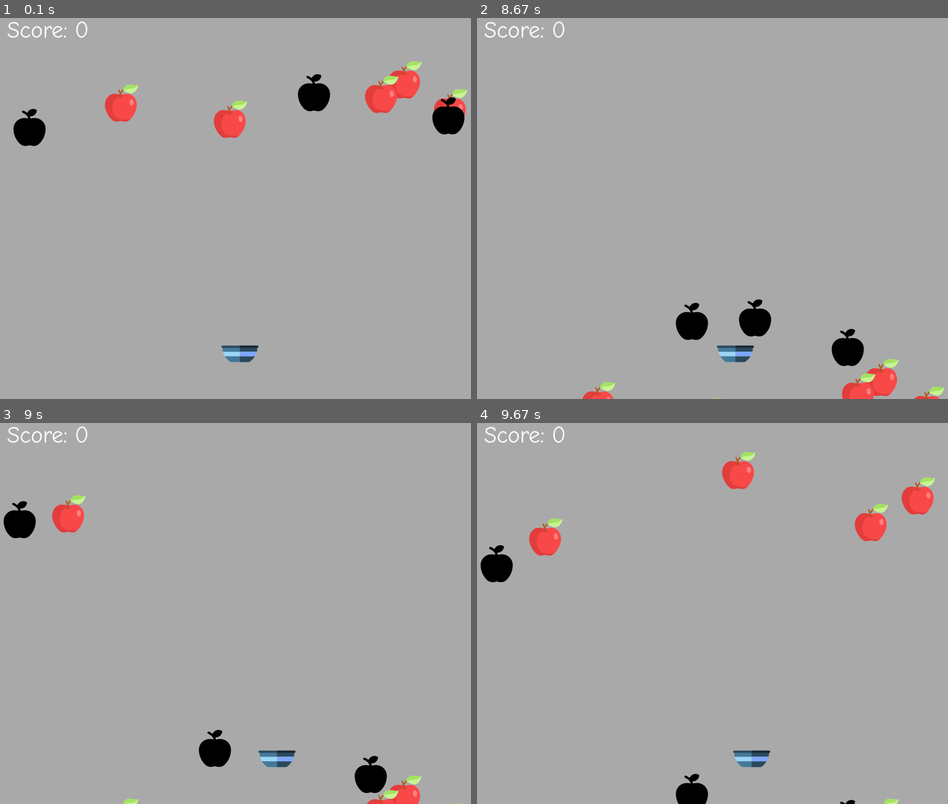
Above: before the commit, frames 1-4 (two rows, left to right).
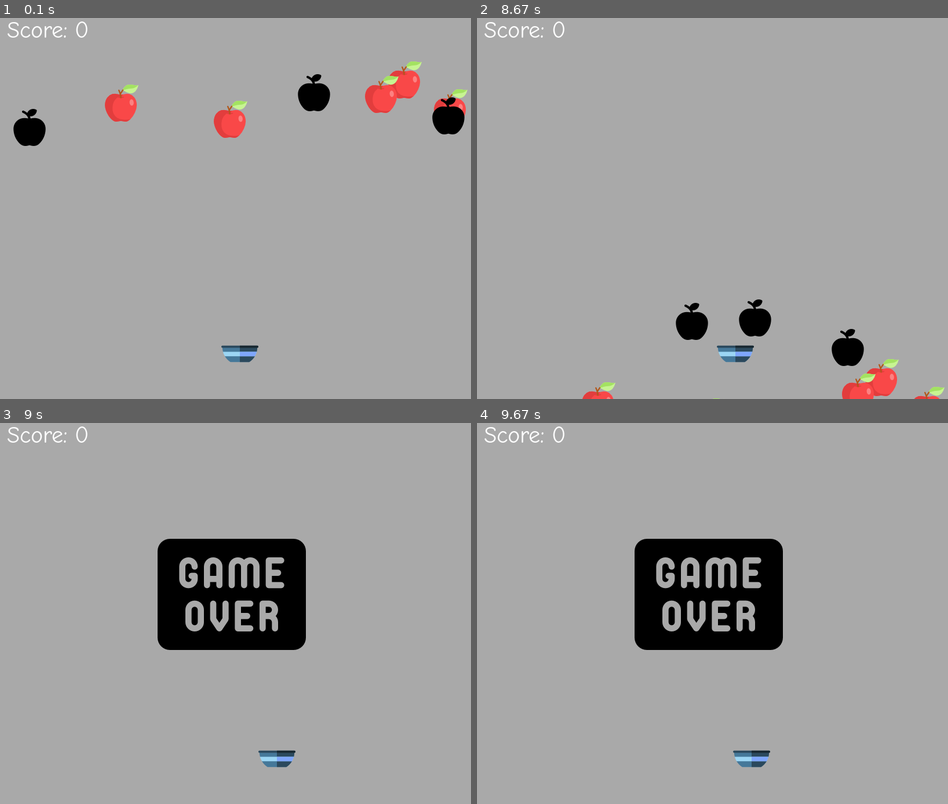
Above: after the commit, the same moments.

Repository: Amiprogrammer/Catch-Apple-Pygame1.9.6Project
Game: pygame game, started from main.py
Same seed, same stepped clock (60 frames per second), same inputs: the game is played once before the commit and once after it.
Inputs:
- Up to frame 1 (0.1 s): no input
- Up to frame 2 (8.67 s): hold Right 0.33-0.8 s; hold Right 0.83-1.3 s; hold Left 1.33-1.87 s; hold Left 1.9-2.3 s; hold Right 2.33-2.97 s; hold Left 3-3.47 s; hold Right 3.5-3.97 s; hold Right 4-4.47 s; hold Left 4.5-5.03 s; hold Left 5.07-5.47 s; hold Right 5.5-6.13 s; hold Left 6.17-6.63 s; hold Right 6.67-7.13 s; hold Right 7.17-7.63 s; hold Left 7.67-8.2 s; hold Left 8.23-8.63 s
- Up to frame 3 (9 s): hold Right from 8.67 s (still down)
- Up to frame 4 (9.67 s): release Right at 9.3 s; hold Left from 9.33 s (still down)

Frames 1-2 are identical in both runs. In frame 3, 9.8% of the frame differs, in the area x 0-99%, y 18-100%; in frame 4, 10%, in the area x 0-98%, y 7-100%.

Commit message:
Adding game over! when player catch black apple

Diff:
--- a/main.py
+++ b/main.py
@@ -90,6 +90,17 @@
     score = score_font.render("Score: " + str(p_score), True, pygame.Color("white"))
     screen.blit(score, (20,20))
 
+game_status = False
+def game_over():
+    global game_status
+    game_status = True
+
+game_over_img = pygame.image.load("img/game-over.png")
+
+def show_over():
+    global screen,game_over_img
+    screen.blit(game_over_img,(280,190))
+
 running = True
 while running:
 
@@ -114,6 +125,13 @@
         bowl_x = 756
 
     for i in range(num_of_apple):
+
+        if game_status == True:
+            for j in range(num_of_apple):
+                apple_x[i] = 200000
+                apple_y[i] = 200000
+            break
+
         # boundaries of apple
         if apple_y[i] >= 690:
             apple_x[i] = random.randint(10,756)
@@ -130,6 +148,13 @@
             p_score += 1
 
     for i in range(num_of_black_apple):
+
+        if game_status == True:
+            for j in range(num_of_black_apple):
+                black_apple_x[i] = 200000
+                black_apple_y[i] = 200000
+            break
+
         # boundaries of black apple
         if black_apple_y[i] >= 690:
             black_apple_x[i] = random.randint(10,756)
@@ -141,6 +166,7 @@
         blackcollision = isblackcollision(bowl_x,bowl_y,black_apple_x[i],black_apple_y[i])
 
         if blackcollision:
+            game_over()
             black_apple_x[i] = random.randint(10,756)
             black_apple_y[i] = random.randint(60,180)
 
@@ -149,6 +175,9 @@
 
     show_score()
 
+    if game_status == True:
+        show_over()
+
     pygame.display.update()
 
 pygame.quit()
